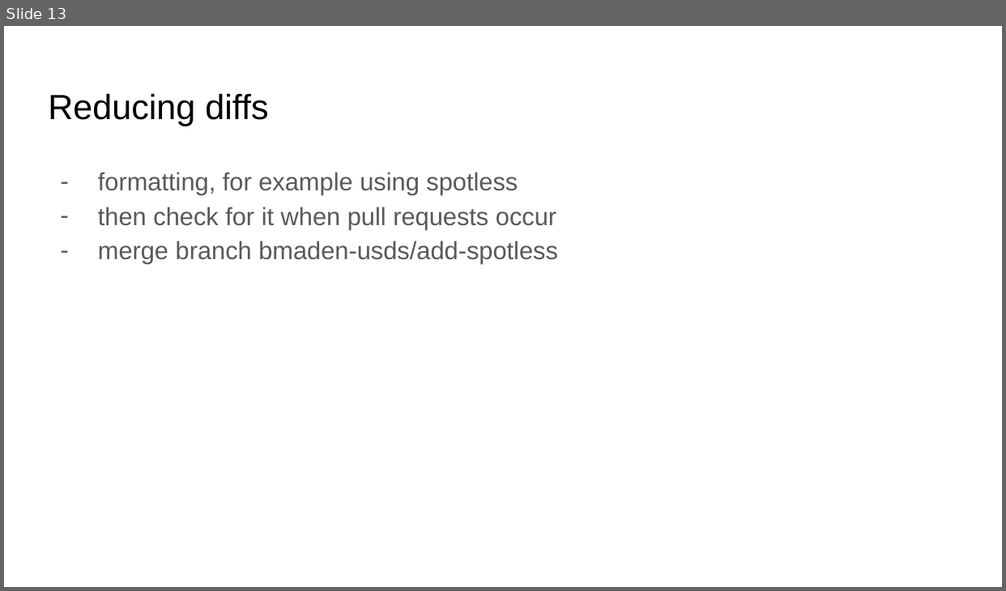
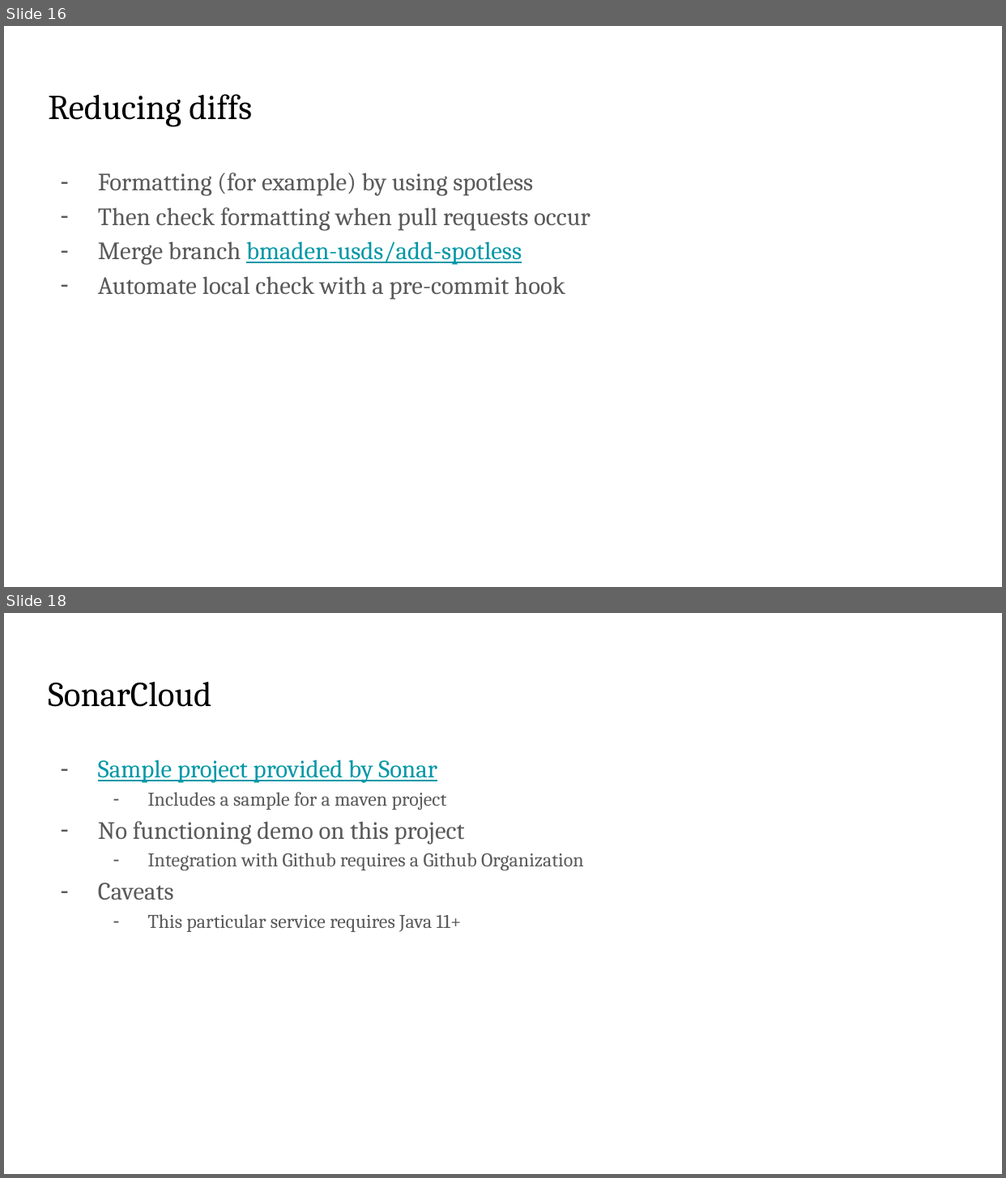
Before and after one commit to bmaden/git-demo, a slide deck: doc/git_demo.pptx. Shown one above the other, each under a label of ours: slide 13 before the commit, slides 16 and 18 after it; the slides between them are not shown. The pictures are 1006x591 and 1006x1178 pixels, drawn with LibreOffice and Linux fonts; fonts in the diff are those of the drawing. Boxes give left, top, right and bottom in pixels: in the first picture for what was removed or moved away, otherwise in the second. Text is boxed around its words. In the diff, an @@ line names an element or a change of style, - is before the commit and + after.

```diff
--- a/doc/git_demo.pptx
+++ b/doc/git_demo.pptx
@@ slide 18 added at box(4, 613, 1002, 1174), background #FFFFFF @@
@@ title added at box(48, 682, 211, 707), 25.2 pt, text #000000 @@
+SonarCloud
@@ text added at box(98, 760, 584, 932), 14 pt, text #595959 @@
+– Sample project provided by Sonar
+  – Includes a sample for a maven project
+– No functioning demo on this project
+  – Integration with Github requires a Github Organization
+– Caveats
+  – This particular service requires Java 11+
@@ what was slide 13 is now slide 16 @@
@@ slide 16 changed as well @@
@@ title "Reducing diffs" at box(48, 94, 252, 127): font Arial to Cambria @@
@@ text at box(98, 173, 590, 300): text changed; font Arial to Cambria @@
-– formatting, for example using spotless
-– then check for it when pull requests occur
-– merge branch bmaden-usds/add-spotless
+– Formatting (for example) by using spotless
+– Then check formatting when pull requests occur
+– Merge branch bmaden-usds/add-spotless
+– Automate local check with a pre-commit hook
```
Also in this commit, not shown: 11 other slides changed, 4 other slides added.
